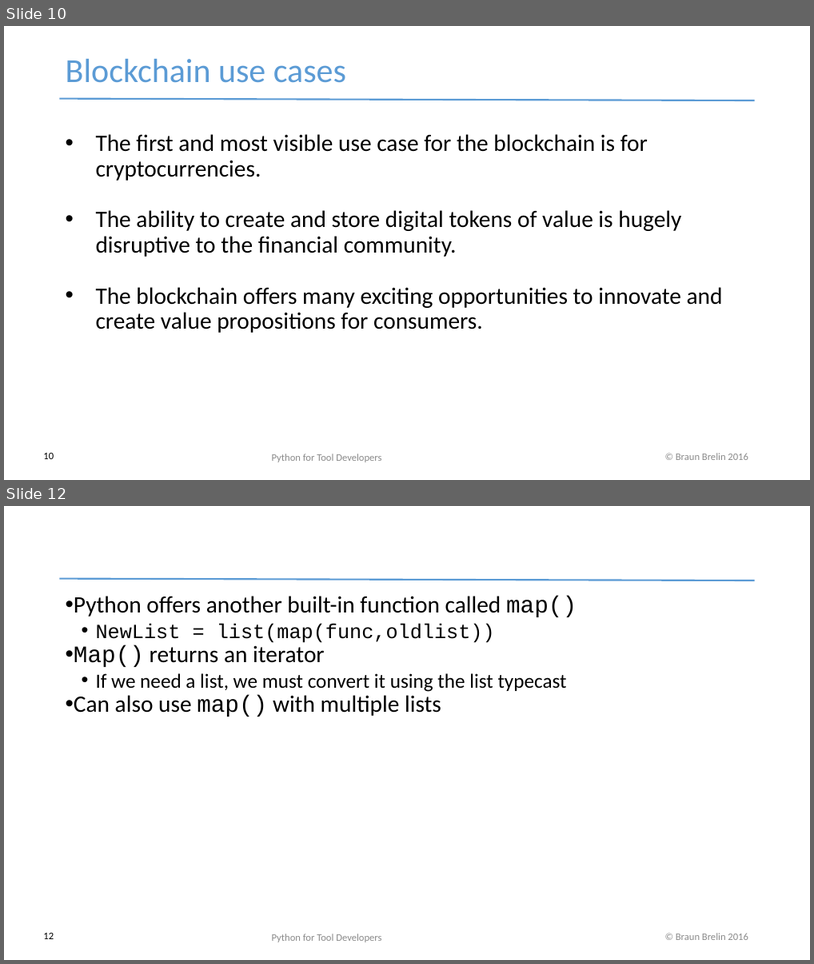
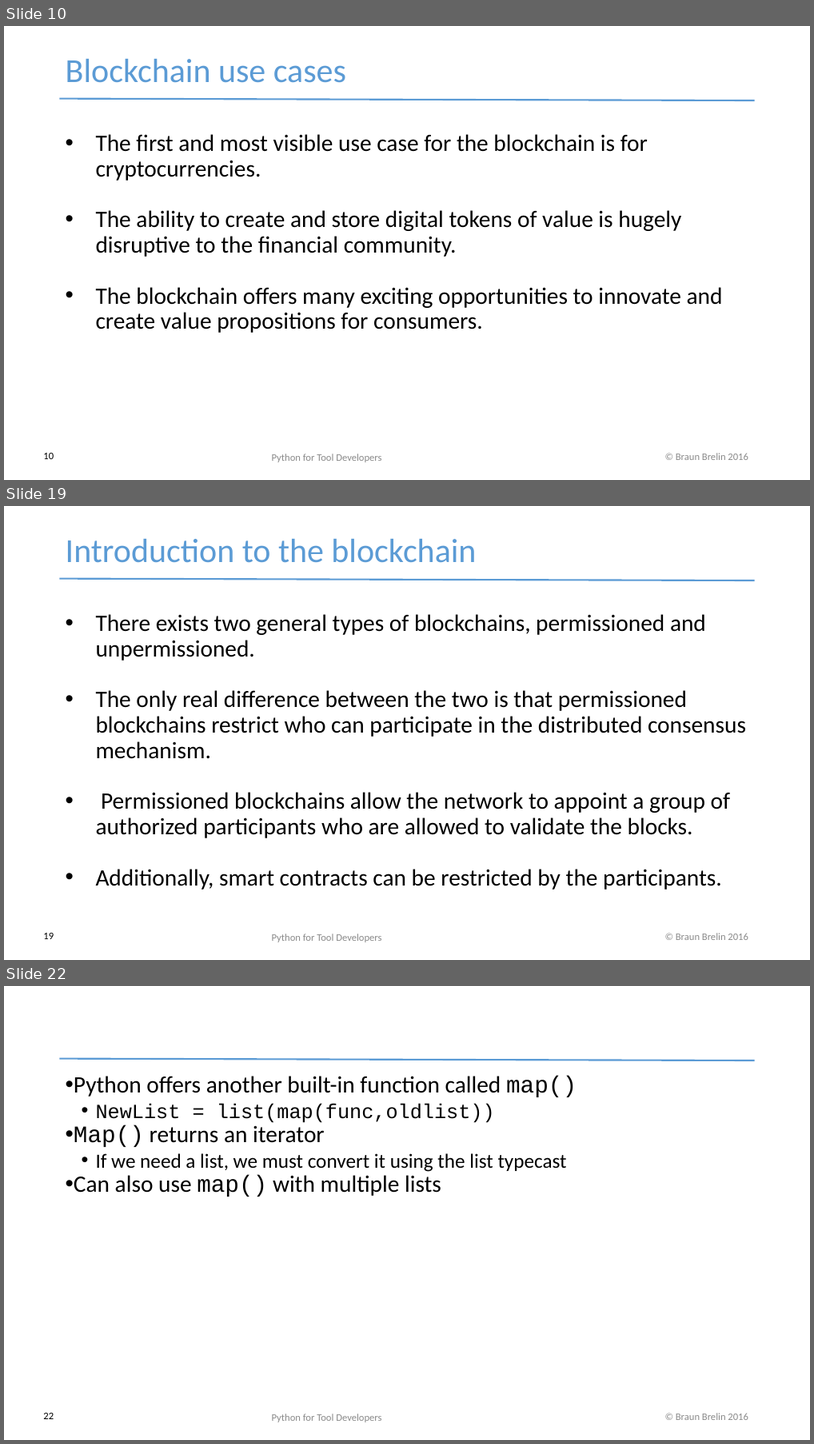
Before and after one commit to redmage123/btc-introductory-workshop, a slide deck: docs/Blockchain workshop v0.1.pptx. Shown one above the other, each under a label of ours: slides 10 and 12 before the commit, slides 10, 19 and 22 after it; the slides between them are not shown. The pictures are 814x964 and 814x1444 pixels, drawn with LibreOffice and Linux fonts; fonts in the diff are those of the drawing. Boxes give left, top, right and bottom in pixels: in the first picture for what was removed or moved away, otherwise in the second. Text is boxed around its words. In the diff, an @@ line names an element or a change of style, - is before the commit and + after.

```diff
--- a/docs/Blockchain workshop v0.1.pptx
+++ b/docs/Blockchain workshop v0.1.pptx
@@ slide 19 added at (x1=4, y1=506, x2=810, y2=960), background #FFFFFF; not listed: 2 template elements that a slide beside it also shows @@
@@ text added at (x1=66, y1=539, x2=476, y2=563), 40 pt, text #5B9BD5 @@
+Introduction to the blockchain
@@ text added at (x1=96, y1=614, x2=746, y2=889), 28 pt, text #000000 @@
+• There exists two general types of blockchains, permissioned and unpermissioned.
+• The only real difference between the two is that permissioned blockchains restrict who can participate in the distributed consensus mechanism.
+• Permissioned blockchains allow the network to appoint a group of authorized participants who are allowed to validate the blocks.
+• Additionally, smart contracts can be restricted by the participants.
@@ page number added at (x1=43, y1=932, x2=54, y2=939), 12 pt, text #000000 @@
+19
@@ text added at (x1=272, y1=933, x2=382, y2=942), 12 pt, text #8B8B8B @@
+Python for Tool Developers
@@ what was slide 12 is now slide 22 @@
@@ page number at (x1=43, y1=1412, x2=54, y2=1419): text changed @@
-12
+22
```
Also in this commit, not shown: 1 slide changed, 9 other slides added, 3 other files.
